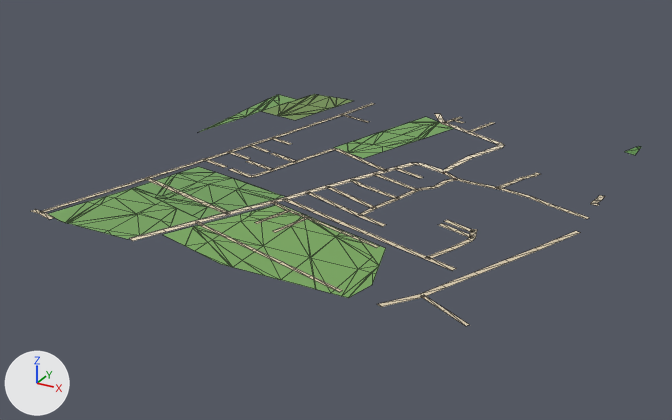
The glTF model public/assets/bengaluru-region-v1/tiles/t35_-16-l0.glb as it was, and as the next commit left it.
Rendered twice from a 50 mm lens placed at (18189.0, -8607.0, 382.0), pointed at (17733.0, -7777.0, -32.0). The lights are fixed; the arrows at lower left show +X, +Y and +Z. The first picture is the older version. Mesh edges are drawn as thin lines. Vertices at exactly the same position are counted once.

Objects in the first picture: 'ground'.
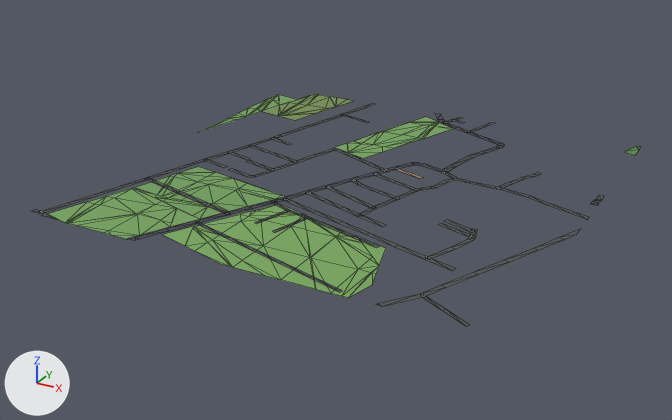
Pixel boxes [x1, y1, x2, y2] of what changed, in the pictures (672 x 420 px; the box of a moved part takes in the faces that stretch with it):
part 1 of me_ground, moved or reshaped
    before: [314, 103, 605, 307]
    after: [314, 103, 604, 307]
part 2 of me_ground, reshaped
    both: [31, 209, 197, 241]
part 3 of me_ground, recoloured
    both: [41, 114, 600, 326]

The change, as a list of edits to the scene's bpy script:
```text
Change me_ground:
    used by ob_ground; location = (17500.0, -8000.0, 0.0)
    remove me_ground.from_pydata(...)  # 614 vertices, 625 faces; spans x 0.0..503.0, y -3.0..502.0, z 1.0
    add me_ground.from_pydata(...)  # 619 vertices, 630 faces; spans x 0.0..500.0, y 0.0..500.0, z 1.0
    me_ground part 1
    15 vertices are removed from x 129.0..501.0, y -1.0..501.0, z 1.0
    19 faces are deleted
    20 vertices move from x 177.0..503.0, y -1.0..502.0, z 1.0 to x 177.0..500.0, y 0.0..500.0, z 1.0
    16 vertices are added at x 130.0..500.0, y 2.0..500.0, z 1.0
    20 new faces join them
    me_ground part 2
    4 vertices are removed from x 31.0..137.0, y -3.0..3.0, z 1.0
    6 faces are deleted
    2 vertices move from x 145.0..152.0, y 30.0..33.0, z 1.0 to x 146.0..153.0, y 33.0..36.0, z 1.0
    8 vertices are added at x 20.0..140.0, y 0.0..8.0, z 1.0
    10 new faces join them
    me_ground part 3: 292 kept faces spanning x 8.0..500.0, y 0.0..500.0, z 1.0 get new vertex colours; the middle colour goes from beige #d7c9ae to dark grey #535556
```
